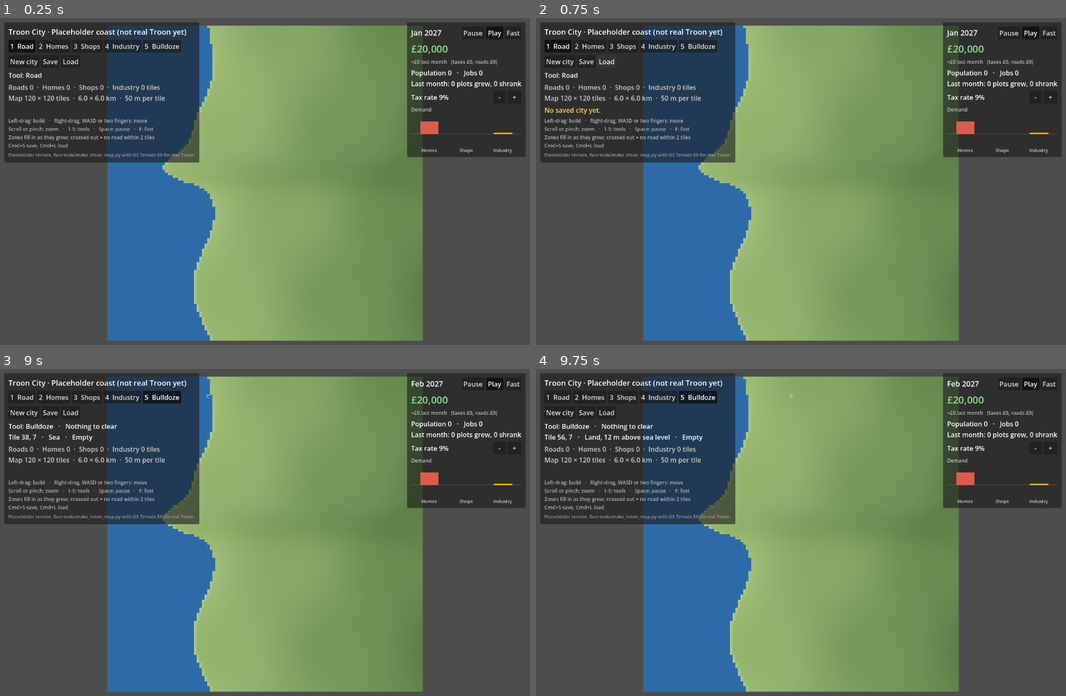
Above: before the commit, frames 1-4 (two rows, left to right).
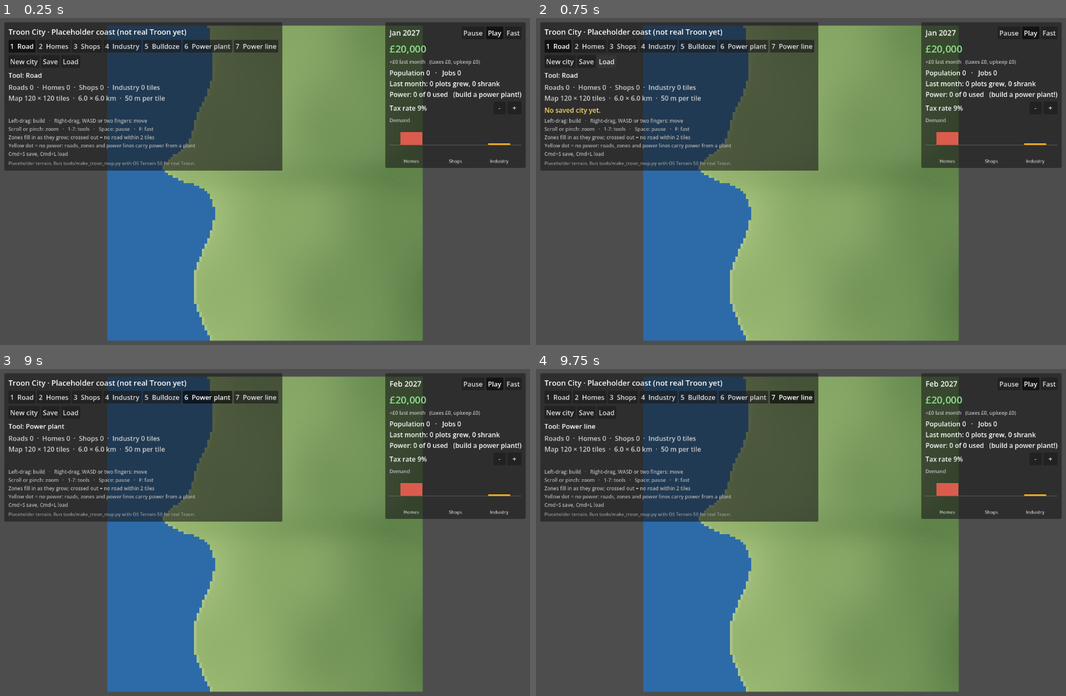
Above: after the commit, the same moments.

Repository: samdickie/city-sim-creator
Game: Godot game, scene res://main.tscn
Two runs of this game, one before a commit and one after it. Both use one fixed random seed, a clock stepped at 60 frames per second and the inputs below.
Inputs (mouse positions are in pixels of both pictures, inside the frame that each line leads up to):
- Up to frame 1 (0.25 s): no input
- Up to frame 2 (0.75 s): click "Load" at 0.5 s
- Up to frame 3 (9 s): click "New city" at 1.25 s; click "New city" at 2 s; click "Play" at 2.75 s; click "Play" at 3.5 s; click "OK" at 4.25 s; click "1 Road" at 5 s; click "2 Homes" at 5.75 s; click "3 Shops" at 6.5 s; click "4 Industry" at 7.25 s; click "5 Bulldoze" at 8 s; click (206, 398) at 8.75 s, where only the run after the commit has a clickable "6 Power plant"
- Up to frame 4 (9.75 s): click (790, 398) at 9.5 s, where only the run after the commit has a clickable "7 Power line"

The runs differ from the first frame. In frame 1, 12% of the frame differs, in the area x 0-100%, y 1-47%; in frame 2, 12%; in frame 3, 14%; in frame 4, 14%, in the area x 0-100%, y 1-48%.

Commit message:
Add power plants, power lines and power networks
Co-Authored-By: Claude Opus 5.5 <noreply@anthropic.com>
Claude-Session: https://claude.ai/code/session_01TJfN1XR5FkkXgydyT6DSGx

Diff:
--- a/scripts/main.gd
+++ b/scripts/main.gd
@@ -13,8 +13,8 @@
 const MAX_ZOOM := 4.0
 const PAN_SPEED := 900.0               # keyboard panning, pixels per second
 
-enum Tile { EMPTY, ROAD, HOMES, SHOPS, INDUSTRY }   # same order as simulation.gd
-enum Tool { ROAD, HOMES, SHOPS, INDUSTRY, BULLDOZE }
+enum Tile { EMPTY, ROAD, HOMES, SHOPS, INDUSTRY, POWER_PLANT, POWER_LINE }   # same order as simulation.gd
+enum Tool { ROAD, HOMES, SHOPS, INDUSTRY, BULLDOZE, POWER_PLANT, POWER_LINE }
 
 const TOOL_NAMES := {
 	Tool.ROAD: "Road",
@@ -22,6 +22,8 @@
 	Tool.SHOPS: "Shops",
 	Tool.INDUSTRY: "Industry",
 	Tool.BULLDOZE: "Bulldoze",
+	Tool.POWER_PLANT: "Power plant",
+	Tool.POWER_LINE: "Power line",
 }
 
 const TOOL_TO_TILE := {
@@ -29,6 +31,8 @@
 	Tool.HOMES: Tile.HOMES,
 	Tool.SHOPS: Tile.SHOPS,
 	Tool.INDUSTRY: Tile.INDUSTRY,
+	Tool.POWER_PLANT: Tile.POWER_PLANT,
+	Tool.POWER_LINE: Tile.POWER_LINE,
 }
 
 const TILE_NAMES := {
@@ -37,6 +41,8 @@
 	Tile.HOMES: "Homes",
 	Tile.SHOPS: "Shops",
 	Tile.INDUSTRY: "Industry",
+	Tile.POWER_PLANT: "Power plant",
+	Tile.POWER_LINE: "Power line",
 }
 
 const TILE_COLOURS := {
@@ -44,7 +50,10 @@
 	Tile.HOMES: Color(0.86, 0.36, 0.30),   # brick red: stands out on green land
 	Tile.SHOPS: Color(0.26, 0.58, 0.92),
 	Tile.INDUSTRY: Color(0.96, 0.70, 0.15),
+	Tile.POWER_PLANT: Color(0.45, 0.32, 0.62),
+	Tile.POWER_LINE: Color(0.98, 0.88, 0.25),
 }
+const SPARK := Color(1.0, 0.9, 0.2)
 
 const LEVEL_FILL := [0.22, 0.55, 0.8, 1.0]   # how solid a zone looks at levels 0-3
 const FLASH_SECONDS := 1.5
@@ -188,6 +197,7 @@
 	var tiles := sim.tiles
 	var levels := sim.levels
 	var reach := sim.road_reach_map()
+	var power := sim.power_map()
 	for y in map_h:
 		for x in map_w:
 			var i := _index(x, y)
@@ -198,6 +208,18 @@
 			var c: Color = TILE_COLOURS[t]
 			if t == Tile.ROAD:
 				draw_rect(r, c)
+				continue
+			if t == Tile.POWER_PLANT:
+				draw_rect(r, c)
+				# A yellow lightning-bolt shape.
+				var o := r.position
+				draw_colored_polygon(PackedVector2Array([
+					o + Vector2(10, 2), o + Vector2(4, 9), o + Vector2(9, 9)]), SPARK)
+				draw_colored_polygon(PackedVector2Array([
+					o + Vector2(7, 7), o + Vector2(12, 7), o + Vector2(6, 14)]), SPARK)
+				continue
+			if t == Tile.POWER_LINE:
+				_draw_power_line(x, y, c)
 				continue
 			var plot := r.grow(-1.0)   # small gap so plots read as separate
 			var lv := levels[i]
@@ -213,6 +235,11 @@
 				draw_line(plot.position, plot.end, Color(0, 0, 0, 0.6), 1.5)
 				draw_line(Vector2(plot.end.x, plot.position.y),
 					Vector2(plot.position.x, plot.end.y), Color(0, 0, 0, 0.6), 1.5)
+			elif power[i] == 0:
+				# Has a road but no electricity: dim it and add a small power warning.
+				draw_rect(plot, Color(0, 0, 0, 0.35))
+				draw_circle(plot.position + Vector2(TILE * 0.5 - 1, TILE * 0.5 - 1), 3.5, Color(0, 0, 0, 0.8))
+				draw_circle(plot.position + Vector2(TILE * 0.5 - 1, TILE * 0.5 - 1), 2.0, SPARK)
 
 	# Plots that grew this month flash white, then fade.
 	if flash_time > 0.0:
@@ -237,6 +264,16 @@
 		if why != "" and why != "-":
 			outline = Color(1, 0.3, 0.3, 0.95)
 		draw_rect(Rect2(Vector2(hover) * TILE, Vector2(TILE, TILE)), outline, false, 2.0)
+
+
+func _draw_power_line(x: int, y: int, c: Color) -> void:
+	# A cable from the centre of the tile towards each built neighbour.
+	var centre := Vector2(x + 0.5, y + 0.5) * TILE
+	draw_circle(centre, 2.0, c)
+	for d: Vector2i in [Vector2i(1, 0), Vector2i(-1, 0), Vector2i(0, 1), Vector2i(0, -1)]:
+		var n: Vector2i = Vector2i(x, y) + d
+		if _in_map(n) and sim.tiles[_index(n.x, n.y)] != Tile.EMPTY:
+			draw_line(centre, centre + Vector2(d) * TILE * 0.5, c, 2.0)
 
 
 func _draw_demand() -> void:
@@ -320,6 +357,10 @@
 				_select_tool(Tool.INDUSTRY)
 			KEY_5, KEY_B:
 				_select_tool(Tool.BULLDOZE)
+			KEY_6:
+				_select_tool(Tool.POWER_PLANT)
+			KEY_7:
+				_select_tool(Tool.POWER_LINE)
 			KEY_SPACE:
 				_set_speed(1 if speed == 0 else 0)
 			KEY_F:
@@ -440,6 +481,10 @@
 			base = Settings.SHOPS_COST
 		Tool.INDUSTRY:
 			base = Settings.INDUSTRY_COST
+		Tool.POWER_PLANT:
+			base = Settings.POWER_PLANT_COST
+		Tool.POWER_LINE:
+			base = Settings.POWER_LINE_COST
 	var hill := 1.0 + slope[_index(p.x, p.y)] * Settings.SLOPE_COST_PER_METRE
 	return roundi(base * hill)
 
@@ -595,8 +640,9 @@
 
 	var help := Label.new()
 	help.text = "Left-drag: build   ·   Right-drag, WASD or two fingers: move\n" \
-		+ "Scroll or pinch: zoom   ·   1-5: tools   ·   Space: pause   ·   F: fast\n" \
+		+ "Scroll or pinch: zoom   ·   1-7: tools   ·   Space: pause   ·   F: fast\n" \
 		+ "Zones fill in as they grow; crossed out = no road within %d tiles\n" % Settings.ROAD_REACH \
+		+ "Yellow dot = no power: roads, zones and power lines carry power from a plant\n" \
 		+ "Cmd+S save, Cmd+L load"
 	help.add_theme_font_size_override("font_size", 12)
 	help.add_theme_color_override("font_color", Color(0.7, 0.7, 0.7))
@@ -701,11 +747,14 @@
 	money_label.add_theme_color_override("font_color",
 		Color(1.0, 0.45, 0.4) if low else Color(0.55, 0.9, 0.55))
 	var net := sim.last_income - sim.last_upkeep
-	budget_label.text = "%s%s last month   (taxes %s, roads %s)" % [
+	budget_label.text = "%s%s last month   (taxes %s, upkeep %s)" % [
 		"+" if net >= 0 else "", _money_text(net),
 		_money_text(sim.last_income), _money_text(sim.last_upkeep)]
-	city_label.text = "Population %d   ·   Jobs %d\nLast month: %d plots grew, %d shrank" % [
-		sim.population, sim.jobs(), sim.grew.size(), sim.shrank.size()]
+	city_label.text = "Population %d   ·   Jobs %d\nLast month: %d plots grew, %d shrank\nPower: %d of %d used" % [
+		sim.population, sim.jobs(), sim.grew.size(), sim.shrank.size(),
+		sim.power_used, sim.power_supply]
+	if sim.plants == 0:
+		city_label.text += "   (build a power plant!)"
 	tax_label.text = "Tax rate %d%%" % roundi(sim.tax_rate * 100.0)
 	demand_box.queue_redraw()
 	_update_stats()
@@ -732,7 +781,9 @@
 
 func _tile_text(i: int) -> String:
 	var t := sim.tiles[i]
-	if t < Tile.HOMES:
+	if not sim.is_zone(t):
+		if t == Tile.POWER_PLANT:
+			return "Power plant, powers %d zone levels" % Settings.POWER_PER_PLANT
 		return TILE_NAMES[t]
 	var lv := sim.levels[i]
 	return "%s, level %d of %d: %s" % [TILE_NAMES[t], lv, Settings.MAX_LEVEL, sim.zone_status(i)]
--- a/scripts/settings.gd
+++ b/scripts/settings.gd
@@ -44,3 +44,9 @@
 const TAX_DEMAND_EFFECT := 4.0    # each 1% above 9% cuts demand by 4%
 const TAX_BASE := 2.0             # £ per resident or job per month at a 100% rate
 const ROAD_UPKEEP := 0.5          # £ per road tile per month
+
+# --- Power ---
+const POWER_PLANT_COST := 3000
+const POWER_LINE_COST := 5
+const POWER_PER_PLANT := 200      # one plant powers this many zone levels
+const POWER_PLANT_UPKEEP := 100   # £ per plant per month
--- a/scripts/simulation.gd
+++ b/scripts/simulation.gd
@@ -5,7 +5,7 @@
 
 const Settings = preload("res://scripts/settings.gd")
 
-enum Tile { EMPTY, ROAD, HOMES, SHOPS, INDUSTRY }
+enum Tile { EMPTY, ROAD, HOMES, SHOPS, INDUSTRY, POWER_PLANT, POWER_LINE }
 
 # --- The city ---
 var w := 0
@@ -22,6 +22,9 @@
 var shop_jobs := 0
 var industry_jobs := 0
 var road_tiles := 0
+var plants := 0
+var power_supply := 0                 # zone levels the plants can power
+var power_used := 0                   # zone levels currently built
 # How many more residents / shop jobs / industry jobs the town wants.
 # Negative means too many already.
 var demand := {Tile.HOMES: 0.0, Tile.SHOPS: 0.0, Tile.INDUSTRY: 0.0}
@@ -32,6 +35,10 @@
 
 var _road_dist := PackedByteArray()   # tiles to the nearest road (255 = far)
 var _roads_dirty := true
+var powered := PackedByteArray()      # 1 = this tile has electricity
+var _net_id := PackedInt32Array()     # which power network a tile is on (-1 = none)
+var _net_spare: Array[int] = []       # spare power on each network
+var _power_dirty := true
 var _rng := RandomNumberGenerator.new()
 
 
@@ -41,6 +48,8 @@
 	water = water_map
 	tiles.resize(w * h)
 	levels.resize(w * h)
+	powered.resize(w * h)
+	_net_id.resize(w * h)
 	reset()
 
 
@@ -55,6 +64,7 @@
 	grew.clear()
 	shrank.clear()
 	_roads_dirty = true
+	_power_dirty = true
 	_rng.randomize()
 	recount()
 
@@ -67,6 +77,7 @@
 	tiles[i] = t
 	levels[i] = 0                     # a new zone starts as an empty plot
 	_roads_dirty = true
+	_power_dirty = true
 
 
 func has_road_access(i: int) -> bool:
@@ -85,6 +96,13 @@
 	var t := tiles[i]
 	if not has_road_access(i):
 		return "won't grow, needs a road within %d tiles" % Settings.ROAD_REACH
+	_update_power()
+	if powered[i] == 0:
+		if _net_id[i] < 0:
+			return "no power, link it to a power plant (roads, zones and power lines carry power)"
+		return "no power, the power plant is full, build another"
+	if levels[i] < Settings.MAX_LEVEL and _net_spare[_net_id[i]] <= 0:
+		return "waiting, the power plant is full, build another"
 	if levels[i] >= Settings.MAX_LEVEL:
 		return "fully grown"
 	if demand[t] < _capacity_per_level(t) * 0.5:
@@ -108,8 +126,10 @@
 func tick() -> void:
 	month += 1
 	_update_road_distance()
+	_power_dirty = true
 	recount()
 	_grow()
+	_power_dirty = true
 	recount()
 	_collect_taxes()
 
@@ -117,7 +137,7 @@
 func _grow() -> void:
 	var zones: Array[int] = []
 	for i in w * h:
-		if tiles[i] >= Tile.HOMES:
+		if is_zone(tiles[i]):
 			zones.append(i)
 	zones.shuffle()                   # no corner of the map gets first pick
 
@@ -129,12 +149,15 @@
 		var lv := levels[i]
 		var size := float(_capacity_per_level(t))
 		var connected := _road_dist[i] <= Settings.ROAD_REACH
-		if connected and lv < Settings.MAX_LEVEL and wanted[t] >= size * 0.5 \
-				and _rng.randf() < Settings.GROWTH_CHANCE:
+		var has_power := powered[i] == 1
+		var spare := _net_spare[_net_id[i]] if _net_id[i] >= 0 else 0
+		if connected and has_power and spare > 0 and lv < Settings.MAX_LEVEL \
+				and wanted[t] >= size * 0.5 and _rng.randf() < Settings.GROWTH_CHANCE:
 			levels[i] = lv + 1
 			wanted[t] -= size
+			_net_spare[_net_id[i]] -= 1
 			grew.append(i)
-		elif lv > 0 and (not connected or wanted[t] < -size * 2.0) \
+		elif lv > 0 and (not connected or not has_power or wanted[t] < -size * 2.0) \
 				and _rng.randf() < Settings.DECLINE_CHANCE:
 			levels[i] = lv - 1
 			wanted[t] += size
@@ -143,7 +166,7 @@
 
 func _collect_taxes() -> void:
 	last_income = roundi((population + jobs()) * tax_rate * Settings.TAX_BASE)
-	last_upkeep = roundi(road_tiles * Settings.ROAD_UPKEEP)
+	last_upkeep = roundi(road_tiles * Settings.ROAD_UPKEEP + plants * Settings.POWER_PLANT_UPKEEP)
 	money += last_income - last_upkeep
 
 
@@ -154,18 +177,85 @@
 	shop_jobs = 0
 	industry_jobs = 0
 	road_tiles = 0
+	plants = 0
+	power_used = 0
 	for i in w * h:
 		var lv := levels[i]
+		if is_zone(tiles[i]):
+			power_used += lv
 		match tiles[i]:
 			Tile.ROAD:
 				road_tiles += 1
+			Tile.POWER_PLANT:
+				plants += 1
 			Tile.HOMES:
 				population += lv * Settings.PEOPLE_PER_LEVEL
 			Tile.SHOPS:
 				shop_jobs += lv * Settings.SHOP_JOBS_PER_LEVEL
 			Tile.INDUSTRY:
 				industry_jobs += lv * Settings.INDUSTRY_JOBS_PER_LEVEL
+	power_supply = plants * Settings.POWER_PER_PLANT
+	_update_power()
 	_update_demand()
+
+
+func is_zone(t: int) -> bool:
+	return t == Tile.HOMES or t == Tile.SHOPS or t == Tile.INDUSTRY
+
+
+func power_map() -> PackedByteArray:
+	_update_power()
+	return powered
+
+
+func _update_power() -> void:
+	# Power spreads from each plant through every touching built tile:
+	# roads, zones, power lines and other plants. Each joined-up group is a
+	# network. Plots nearest the plant get power first; if a network runs
+	# out, the plots furthest away go dark.
+	if not _power_dirty:
+		return
+	_power_dirty = false
+	powered.fill(0)
+	_net_id.fill(-1)
+	_net_spare.clear()
+	for start in w * h:
+		if tiles[start] != Tile.POWER_PLANT or _net_id[start] != -1:
+			continue
+		var net := _net_spare.size()
+		var members: Array[int] = [start]
+		_net_id[start] = net
+		var head := 0
+		while head < members.size():
+			var i := members[head]
+			head += 1
+			var x := i % w
+			if x > 0:
+				_join_network(i - 1, net, members)
+			if x < w - 1:
+				_join_network(i + 1, net, members)
+			if i >= w:
+				_join_network(i - w, net, members)
+			if i < w * (h - 1):
+				_join_network(i + w, net, members)
+		var left := 0
+		for i in members:
+			if tiles[i] == Tile.POWER_PLANT:
+				left += Settings.POWER_PER_PLANT
+		for i in members:
+			if is_zone(tiles[i]):
+				if levels[i] <= left:
+					left -= levels[i]
+					powered[i] = 1
+			else:
+				powered[i] = 1
+		_net_spare.append(left)
+
+
+func _join_network(n: int, net: int, members: Array[int]) -> void:
+	if tiles[n] != Tile.EMPTY and _net_id[n] == -1:
+		_net_id[n] = net
+		members.append(n)
 
 
 func jobs() -> int:
@@ -276,4 +366,5 @@
 	grew.clear()
 	shrank.clear()
 	_roads_dirty = true
+	_power_dirty = true
 	recount()
Not shown, changed: GAME_DESIGN.md
